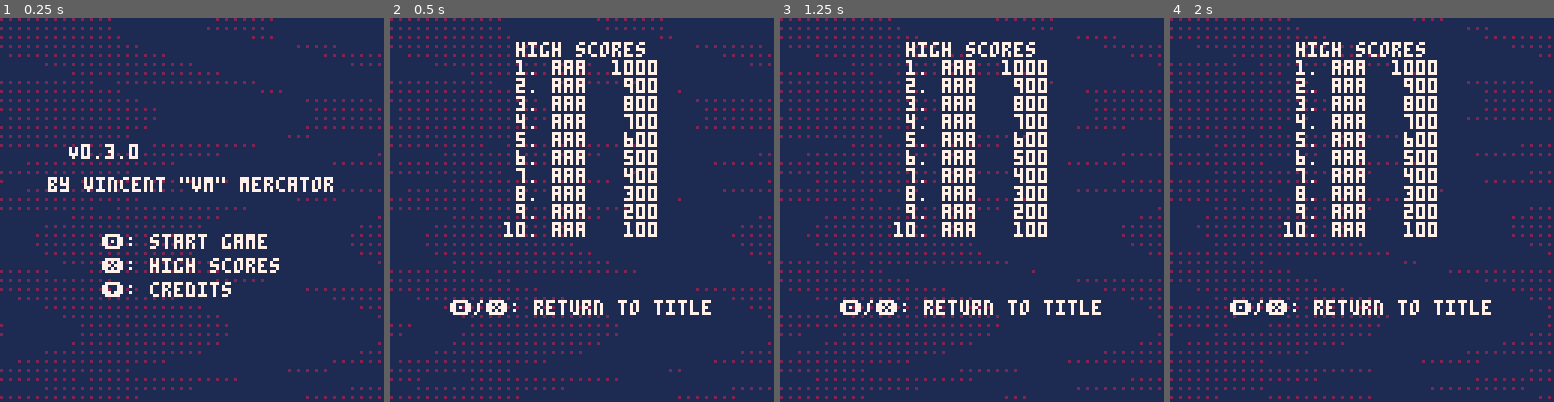
Above: before the commit, frames 1-4 (left to right).
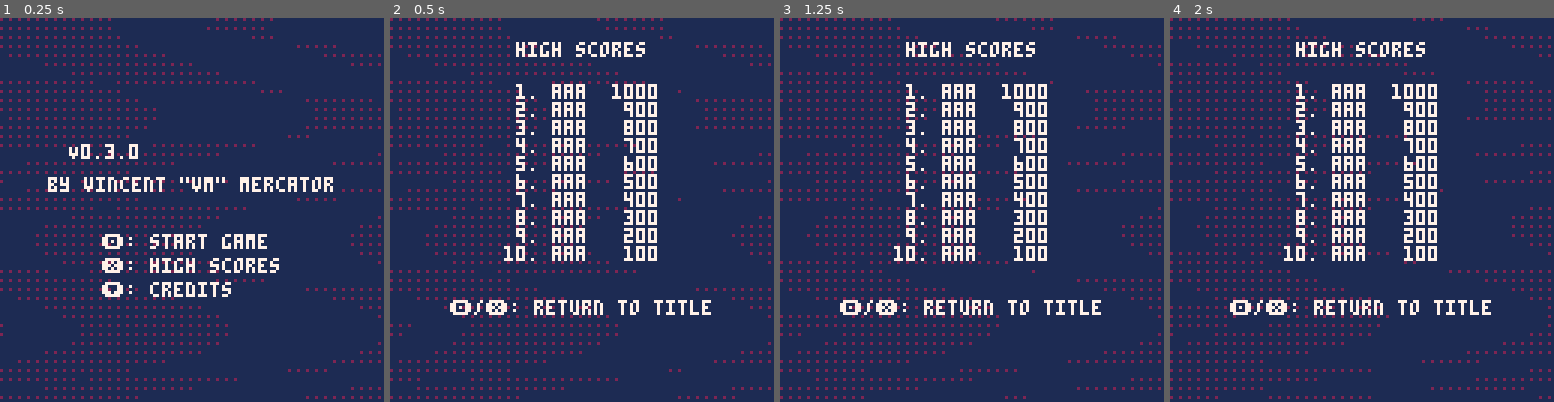
Above: after the commit, the same moments.

Repository: vm70/stratagem
Game: PICO-8 cartridge src/main.p8
Two runs of this game, one before a commit and one after it. Both use one fixed random seed, a clock stepped at 60 frames per second and the inputs below.
Inputs:
- Up to frame 1 (0.25 s): no input
- Up to frame 2 (0.5 s): tap X (X key) at 0.33 s
- Up to frame 3 (1.25 s): tap O (Z key) at 0.7 s; tap X (X key) at 1.07 s
- Up to frame 4 (2 s): hold Right from 1.6 s (still down); tap O (Z key) at 1.7 s; tap X (X key) at 1.85 s

Frame 1 is identical in both runs. In frame 2, 3.8% of the frame differs, in the area x 29-70%, y 10-64%; in frame 3, 3.8%; in frame 4, 3.8%.

Commit message:
Add particle animations for matching gems
This commit partially solves #14.

Diff:
--- a/src/types.lua
+++ b/src/types.lua
@@ -26,4 +26,11 @@
 ---@field placement integer | nil
 ---@field score_cursor ScorePositions | integer
 
+---@class Particle
+---@field coord Coords
+---@field r number
+---@field theta number
+---@field vr number
+---@field ar number
+
 ---@alias Version {major: integer, minor: integer, patch: integer} # semantic version number
--- a/src/ui.lua
+++ b/src/ui.lua
@@ -28,6 +28,9 @@
 -- 0111 -> 7
 -- 0010 -> 2
 BG_PATTERNS = { 0x4E72, 0xE724, 0x724E, 0x24E7 }
+
+---@type Particle[] list of particles for matches
+Particles = {}
 
 -- print with the anchor at the top-center
 ---@param str string
@@ -136,7 +139,7 @@
 	for i, score in ipairs(leaderboard) do
 		local padded_place = LeftPad(tostr(i), " ", 2) .. ". "
 		local padded_score = LeftPad(tostr(score.score), " ", 5)
-		Printc(padded_place .. score.initials .. " " .. padded_score, 64, 8 + 6 * i, 7)
+		Printc(padded_place .. score.initials .. " " .. padded_score, 64, 16 + 6 * i, 7)
 	end
 	Printc("\142/\151: return to title", 64, 94, 7)
 end
@@ -183,8 +186,18 @@
 ---@param frame integer
 -- Draw the point numbers for the player's match where the gems were cleared
 function DrawMatchPoints(player, frame)
+	-- initialize particles
+	if frame == 0 then
+		Particles = {}
+		for _, coord in ipairs(player.last_match.match_list) do
+			for i = 1, 8 do
+				add(Particles, { coord = coord, r = 0, theta = 0.125 * i + rnd(0.125), vr = 40, ar = -60 })
+			end
+		end
+	end
 	local fraction_complete = frame / MATCH_FRAMES
 	if player.combo ~= 0 then
+		-- draw gems shrinking
 		for _, coord in ipairs(player.last_match.match_list) do
 			sspr(
 				16 * (player.last_match.gem_type - 1),
@@ -197,6 +210,19 @@
 				16 - 16 * fraction_complete
 			)
 		end
+		for _, particle in ipairs(Particles) do
+			local particle_origin = { x = 16 * particle.coord.x + 8, y = 16 * particle.coord.y + 8 }
+			circfill(
+				particle_origin.x + particle.r * cos(particle.theta),
+				particle_origin.y + particle.r * sin(particle.theta),
+				3 - 3 * fraction_complete,
+				GEM_COLORS[player.last_match.gem_type]
+			)
+			particle.vr = particle.vr + 1 / 30 * particle.ar
+			particle.r = particle.r + particle.vr * 1 / 30
+			-- particle.r = particle.r + 30/8
+		end
+		-- draw match point number
 		print(
 			chr(2) .. "0" .. player.last_match.move_score,
 			16 * player.last_match.x + 1,
Not shown, changed: .luarc.json
Not shown, changed: p8lua.yml
